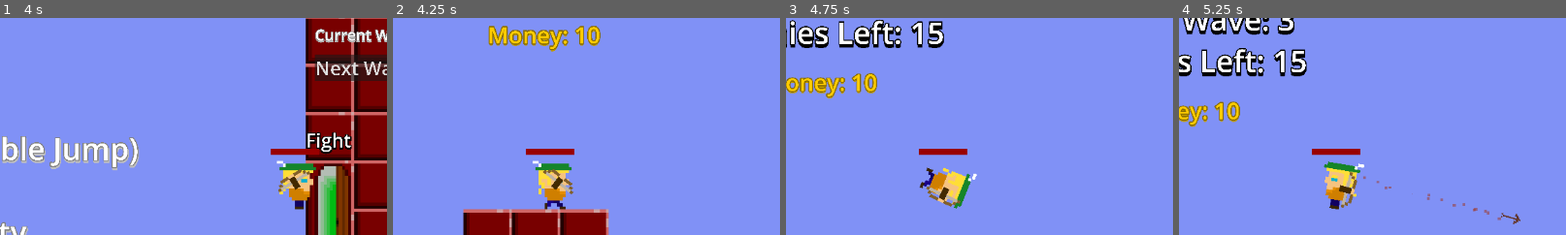
Above: before the commit, frames 1-4 (left to right).
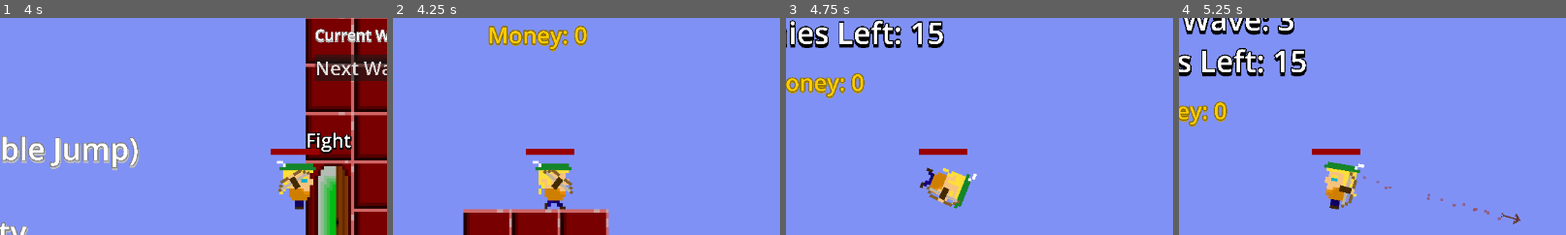
Above: after the commit, the same moments.

Repository: Dan-Yaacobi/TheBowman
Game: Godot game, scene res://MainGame/Game.tscn
Two runs of this game, one before a commit and one after it. Both use one fixed random seed, a clock stepped at 60 frames per second and the inputs below.
Inputs (mouse positions are % of the whole screen's width and height, from its top left):
- Up to frame 1 (4 s): tap Enter at 0.5 s; move the mouse to (72, 45) at 0.52 s; press the mouse at (72, 45) at 0.53 s; hold D (Right) 0.53-1.25 s; tap Space (Jump) at 0.77, 2.75, 3.02 s; release the mouse at (72, 45) at 1.25 s; click "Next Wave" at 1.25 s; click "Next Wave" at 2 s; move the mouse to (30, 55) at 2.77 s; hold S (DropDown) 2.78-3.53 s; right-click (30, 55) at 2.85 s; move the mouse to (60, 28) at 3.52 s; press the mouse at (60, 28) at 3.53 s; hold D (Right) from 3.53 s (still down)
- Up to frame 2 (4.25 s): keep holding D (Right)
- Up to frame 3 (4.75 s): keep holding D (Right); move the mouse to (45, 70) at 4.27 s; release the mouse at (45, 70) at 4.28 s; right-click (45, 70) at 4.35 s; tap Space (Jump) at 4.52 s
- Up to frame 4 (5.25 s): move the mouse to (80, 65) at 5.02 s; release D (Right) at 5.03 s; press the mouse at (80, 65) at 5.03 s; hold A (Left) from 5.03 s (still down)
The pictures show only the part of the screen within x 29-79%, y 12-61%; the shares and areas given below are measured in that part.

Frame 1 is identical in both runs. In frame 2, 0.5% of the frame differs, in the area x 46-54%, y 3-13%; in frame 3, 0.5%; in frame 4, 0.5%, in the area x 9-16%, y 38-49%.

Commit message:
test3

Diff:
--- a/Player/Player.tscn
+++ b/Player/Player.tscn
@@ -29,7 +29,7 @@
 in_menu = false
 mana_rate = 0.5
 shoot_cost = 10
-money = 10
+money = 0
 weapon_name = "Basic Bow"
 weapon_scene = ExtResource("5_g86fe")
 jump_abilities = Array[ExtResource("2_ohurx")]([])
Not shown, changed: docs/index.pck
